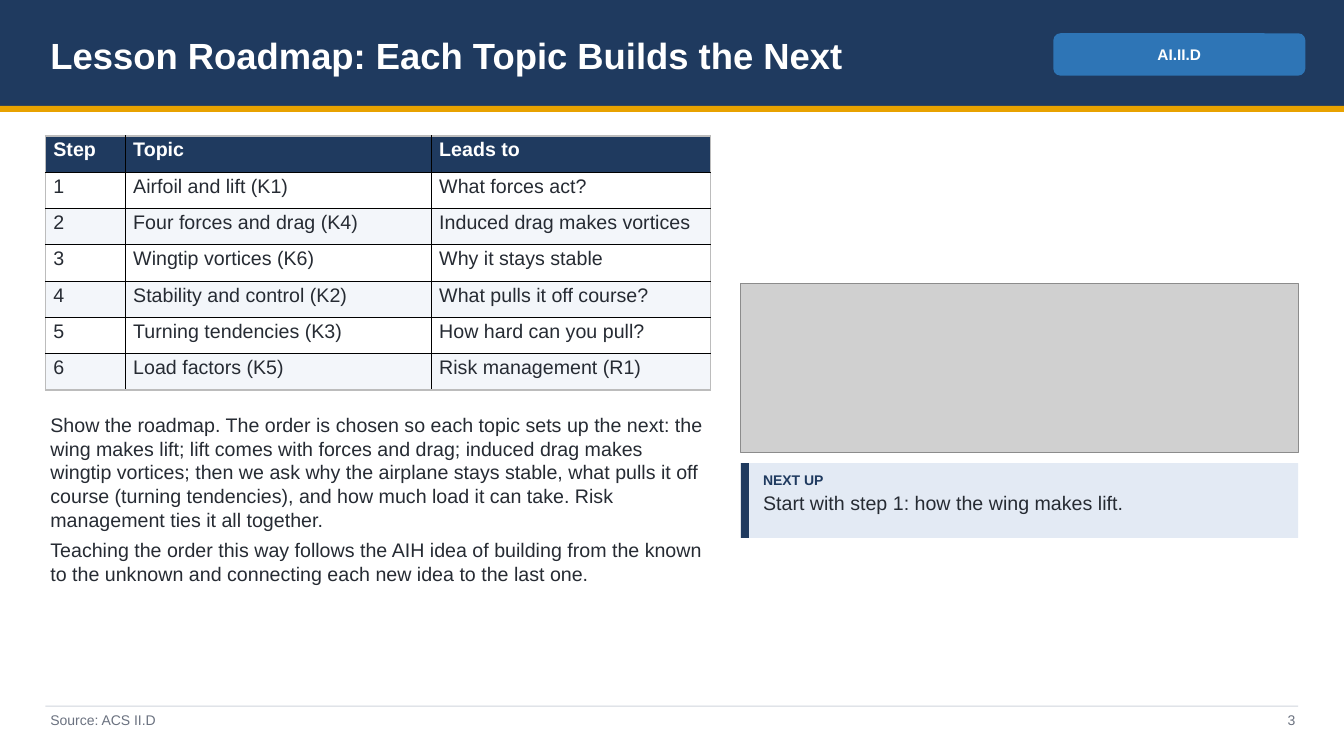
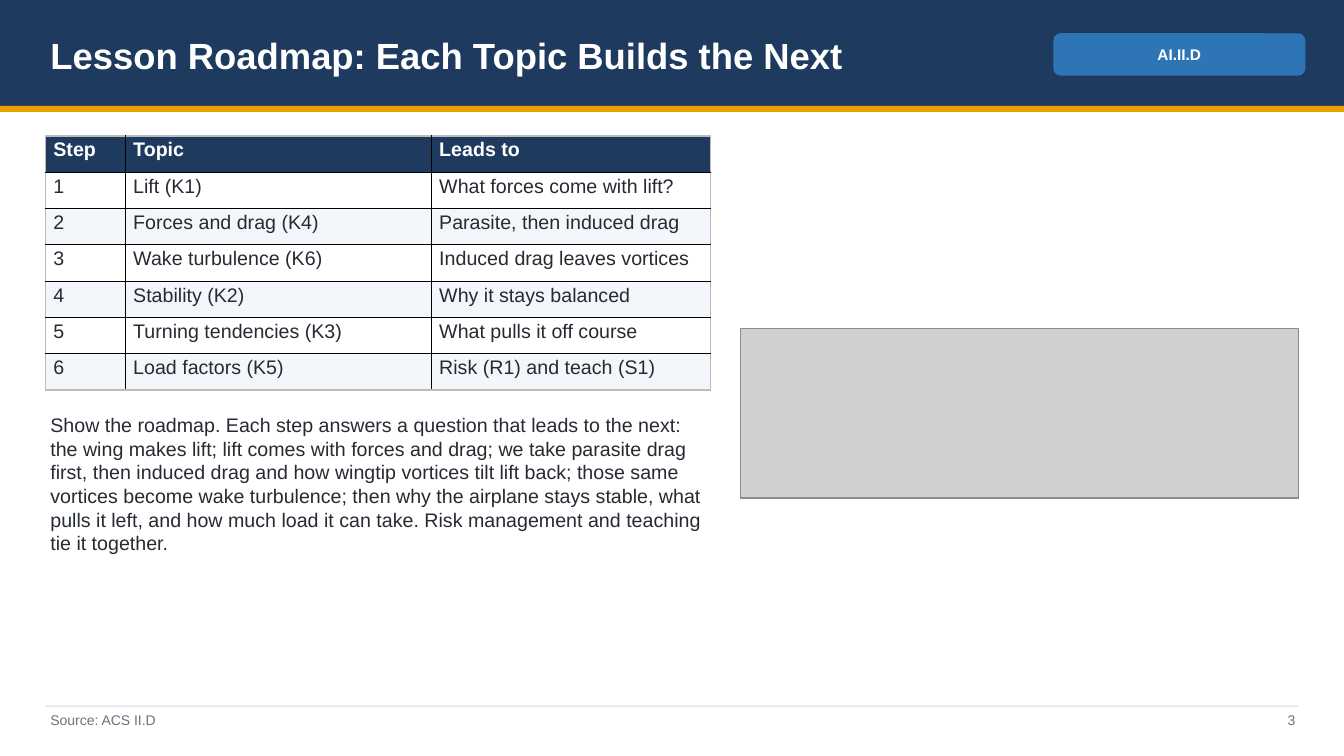
Before and after one commit to greenleeezekial1-glitch/Claude, a slide deck: slide 3 of Area II - Technical Subject Areas/II.D Principles of Flight - Slides.pptx. Drawn at 1344x756 pixels with LibreOffice and Linux fonts; fonts in the diff are those of the drawing; grey boxes stand for pictures. Boxes give left, top, right and bottom in pixels: in the first picture for what was removed or moved away, otherwise in the second. Text is boxed around its words. In the diff, an @@ line names an element or a change of style, - is before the commit and + after.

```diff
--- a/Area II - Technical Subject Areas/II.D Principles of Flight - Slides.pptx
+++ b/Area II - Technical Subject Areas/II.D Principles of Flight - Slides.pptx
@@ table at (45,136,711,390) @@
-row 2, column 2: Airfoil and lift (K1)
+row 2, column 2: Lift (K1)
-row 2, column 3: What forces act?
+row 2, column 3: What forces come with lift?
-row 3, column 2: Four forces and drag (K4)
+row 3, column 2: Forces and drag (K4)
-row 3, column 3: Induced drag makes vortices
+row 3, column 3: Parasite, then induced drag
-row 4, column 2: Wingtip vortices (K6)
+row 4, column 2: Wake turbulence (K6)
-row 4, column 3: Why it stays stable
+row 4, column 3: Induced drag leaves vortices
-row 5, column 2: Stability and control (K2)
+row 5, column 2: Stability (K2)
-row 5, column 3: What pulls it off course?
+row 5, column 3: Why it stays balanced
-row 6, column 3: How hard can you pull?
+row 6, column 3: What pulls it off course
-row 7, column 3: Risk management (R1)
+row 7, column 3: Risk (R1) and teach (S1)
@@ picture: place and size @@
-picture at (741,283,1299,453)
+picture at (741,329,1299,498)
@@ text at (50,417,700,554): text changed @@
-Show the roadmap. The order is chosen so each topic sets up the next: the wing makes lift; lift comes with forces and drag; induced drag makes wingtip vortices; then we ask why the airplane stays stable, what pulls it off course (turning tendencies), and how much load it can take. Risk management ties it all together.
-Teaching the order this way follows the AIH idea of building from the known to the unknown and connecting each new idea to the last one.
+Show the roadmap. Each step answers a question that leads to the next: the wing makes lift; lift comes with forces and drag; we take parasite drag first, then induced drag and how wingtip vortices tilt lift back; those same vortices become wake turbulence; then why the airplane stays stable, what pulls it left, and how much load it can take. Risk management and teaching tie it together.
@@ rectangle removed at (741,463,1299,537) @@
@@ rectangle removed at (741,463,749,537) @@
@@ text removed at (763,475,1123,514) @@
-NEXT UP
-Start with step 1: how the wing makes lift.
```
Also in this commit, not shown: 46 other slides changed, 8 slides added, 1 slide removed, 19 other files.
